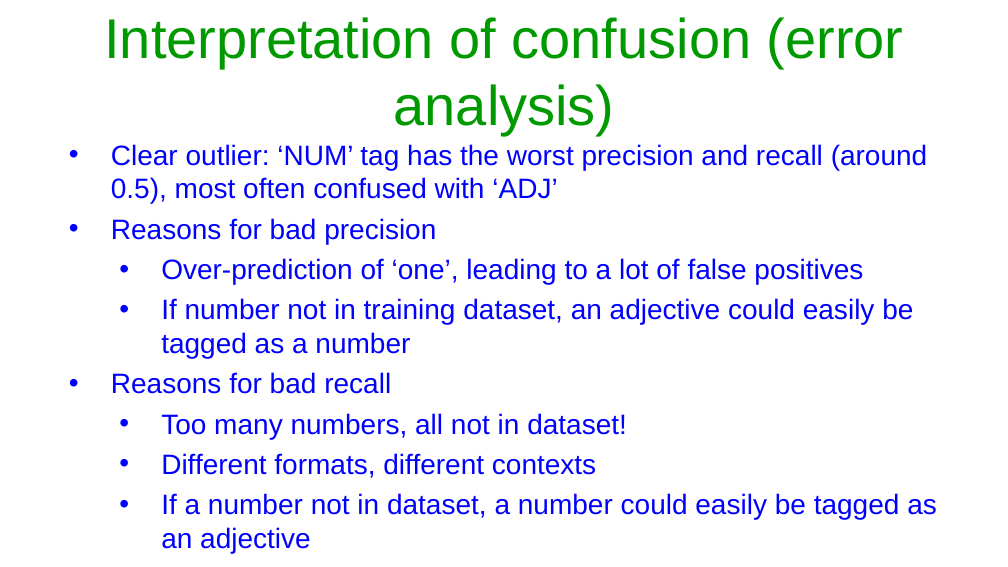
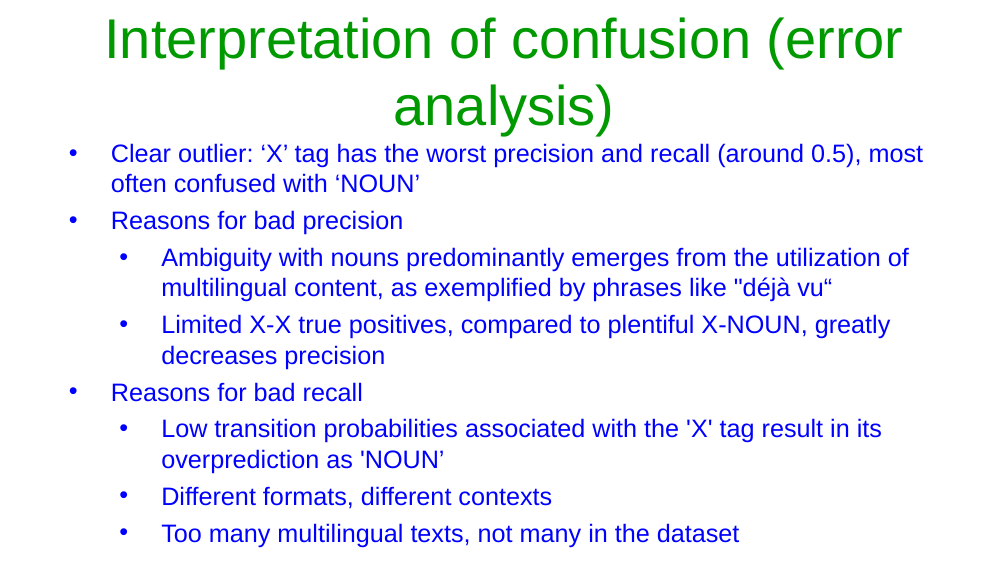
Before and after one commit to Arshim28/POS-Tagger, a slide deck: slide 6 of Assignment 2-PoS tagging.pptx. Drawn at 1008x567 pixels with LibreOffice and Linux fonts; fonts in the diff are those of the drawing. Boxes give left, top, right and bottom in pixels: in the first picture for what was removed or moved away, otherwise in the second. Text is boxed around its words. In the diff, an @@ line names an element or a change of style, - is before the commit and + after.

```diff
--- a/Assignment 2-PoS tagging.pptx
+++ b/Assignment 2-PoS tagging.pptx
@@ text at (111,143,924,193): text changed; size 20 to 18 pt @@
-• Clear outlier: ‘NUM’ tag has the worst precision and recall (around 0.5), most often confused with ‘ADJ’
+• Clear outlier: ‘X’ tag has the worst precision and recall (around 0.5), most often confused with ‘NOUN’
@@ text at (111,210,552,509): size 20 to 18 pt in "Reasons for bad precision", "Reasons for bad recall", "Different formats, different contexts" @@
@@ text at (161,247,909,369): text changed; size 20 to 18 pt @@
-  • Over-prediction of ‘one’, leading to a lot of false positives
-  • If number not in training dataset, an adjective could easily be tagged as a number
+  • Ambiguity with nouns predominantly emerges from the utilization of multilingual content, as exemplified by phrases like "déjà vu“
+  • Limited X-X true positives, compared to plentiful X-NOUN, greatly decreases precision
@@ text at (161,418,882,473): text changed; size 20 to 18 pt @@
-  • Too many numbers, all not in dataset!
+  • Low transition probabilities associated with the 'X' tag result in its overprediction as 'NOUN’
@@ text at (161,523,740,547): text changed; size 20 to 18 pt @@
-  • If a number not in dataset, a number could easily be tagged as an adjective
+  • Too many multilingual texts, not many in the dataset
```
Also in this commit, not shown: 1 slide added.
